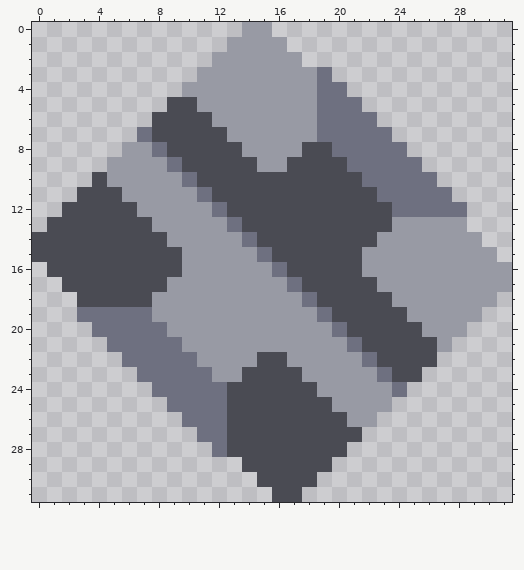
Edited in one commit: pixel-art sprite (sprites/items/h-s.png). The picture above is the old version.
The file is 32x32 pixels.
And afterwards:
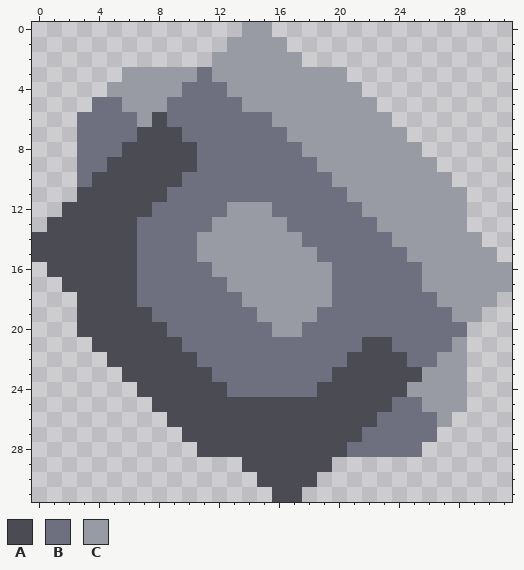
Palette (. is transparent): A #4a4b53  B #6e7080  C #989aa4
Change:
Changed rows in their new state; - is an unchanged pixel.
first column x 3:
 3 ---CCCCCB-------CC--------
 4 --CCCCCBBB------CCC-------
 5 -BBCCCBBBBB-----CCCC------
 6 BBBBC-BBBBBBB---CCCCC-----
 7 BBBBA--BBBBBBB--CCCCCC----
 8 BBBAAA--BBBBBBBCCCCCCCC---
 9 BBAAAAA-BBBBBBBBCCCCCCCC--
10 B-AAAAA-BBBBBBBBBCCCCCCCC-
11 ---AAABB-BBBBBBBBBCCCCCCCC
12 ----ABBBB-CCCBBBBBBCCCCCCC
13 ----BBBBB-CCCCBBBBBBC-----
14 ----BBBB---CCCCBBBBBB-----
15 ----BBBB----CCCCBBBBBB----
16 ----BBBBB----CCCCBBBBBB---
17 ----BBBBBB----CCCBBBBBB---
18 ----BBBBBBB----CCBBBBBBB--
19 AAAAABBBBBBB-----BBBBBBBB-
20 AAAAAABBBBBBB--BB-BBBBBBBB
21 -AAAAAABBBBBBBBBBB---BBBBC
22 --AAAAAABBBBBBBBBBAA--BBCC
23 ---AAAAAABBBBBBBBAAAA--CCC
24 ----AAAAAABBBBBBAAAAAACCCC
25 -----AAAAA-------AAAABBCCC
26 ------AAAA--------AABBBBC-
27 -------AAA---------BBBBB--
28 --------AA--------BBBBB---
